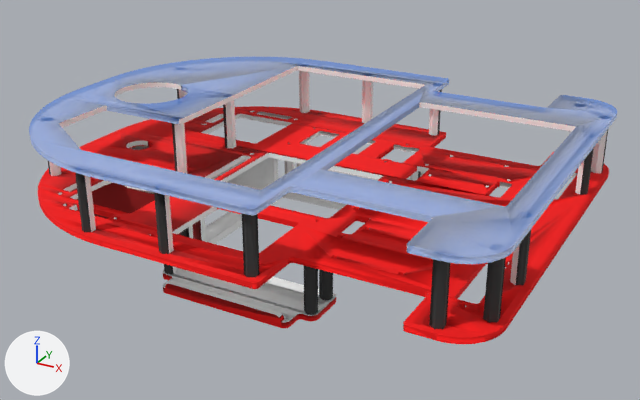
Before and after pictures for a commit that changed the COLLADA model rosrider_description/meshes/next.dae.
Both versions are drawn from a camera (50 mm lens) standing at (0.142, -0.369, 0.205) and looking at (-0.061, 0.002, 0.02). Arrows for +X, +Y and +Z are at lower left; the lights stay in place. Where no turn or scale is listed for an object, it has been applied to the vertices. Vertices at the same position are counted once.

Names of what the first picture shows: 'Component_102'.
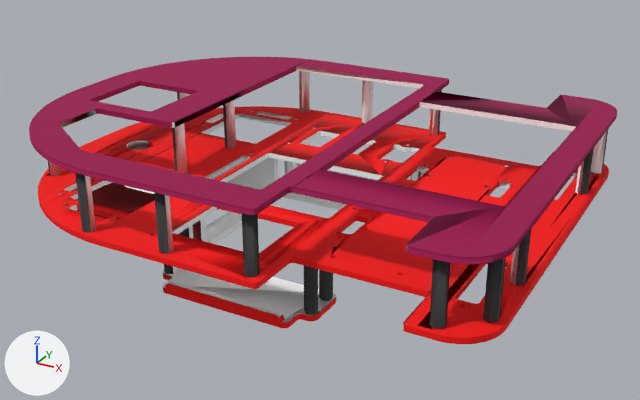
Where the newer file only moved an object's origin or applied its transform, the numbers keep the older frame.

Location of each change, [x1, y1, x2, y2] in pixels of the pictures (640 x 400 px; the box of a moved part takes in the faces that stretch with it):
part 1 of me_component_102, moved or reshaped: before [33, 57, 614, 328]; after [29, 57, 600, 335]
part 2 of me_component_102, recoloured: [30, 125, 432, 253] in both

The change in detail:
Material 'Color_L11' (mat_color_l11) is new.
Its base color is (0.319, 0.0, 0.0723) (purple #99004c).
Its roughness is 0.9.
me_component_102 is used by ob_component_102; location (0.0, 0.0, 0.0).
me_component_102 had 6014 vertices, 12368 faces and spanned x -0.206..0.066, y -0.105..0.105, z -0.01..0.063.
me_component_102 now has 5973 vertices, 12280 faces and spans x -0.206..0.066, y -0.105..0.105, z -0.01..0.063.
me_component_102 part 1: 433 vertices moved within x -0.204..0.052, y -0.09..0.086, z -0.005..0.063; 160 vertices removed from x -0.186..0.051, y -0.09..0.084, z 0.0..0.063; 119 vertices added at x -0.187..0.052, y -0.089..0.085, z 0.0..0.063.
me_component_102 part 2: 19 faces spanning x -0.174..0.033, y -0.105..0.105, z 0.061..0.063 switch from mat_translucent_glass_blue (blue #6495ed) to mat_color_l11 (purple #99004c).
